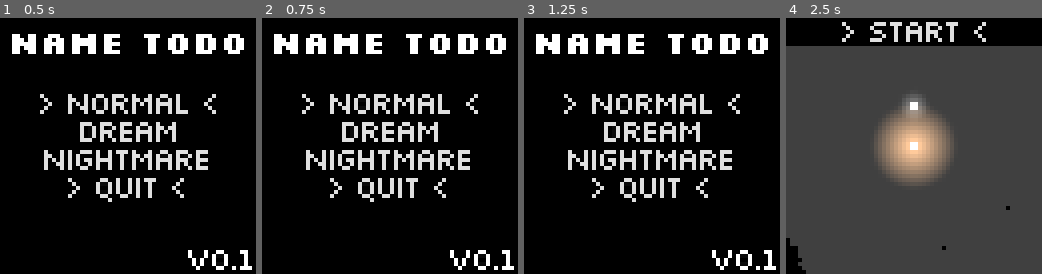
Above: before the commit, frames 1-4 (left to right).
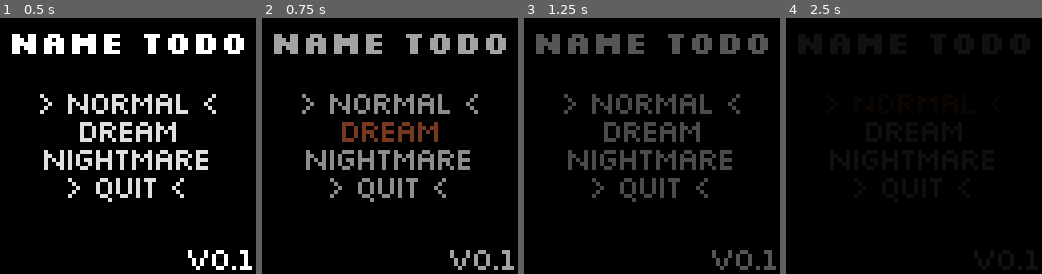
Above: after the commit, the same moments.

Repository: IceTyp/Voidvasion
Game: Godot game, scene res://src/user_interface/main_menu.tscn
Same seed, same stepped clock (60 frames per second), same inputs: the game is played once before the commit and once after it.
Inputs:
- Up to frame 1 (0.5 s): no input
- Up to frame 2 (0.75 s): click "Dream" at 0.5 s
- Up to frame 3 (1.25 s): no input
- Up to frame 4 (2.5 s): click "Nightmare" at 1.25 s; click "> Normal <" at 2 s

Frame 1 is identical in both runs. In frame 2, 11% of the frame differs, in the area x 4-99%, y 6-99%; in frame 3, 11%; in frame 4, 90%, in the area x 0-100%, y 1-100%.

Commit message:
use tweens for transitions when changing between menus

Diff:
--- a/godot/src/autoload/global.gd
+++ b/godot/src/autoload/global.gd
@@ -45,7 +45,7 @@
 	game_ended.emit()
 
 
-func _on_button_new_game_pressed() -> void:
+func _on_new_game_requested() -> void:
 	show_main_menu()
 
 
--- a/godot/src/maps/map.gd
+++ b/godot/src/maps/map.gd
@@ -6,6 +6,8 @@
 
 func _ready() -> void:
 	Global.game_started.connect(start_darkening)
+	modulate = Color(0, 0, 0, 1)
+	create_tween().tween_property(self, "modulate", Color(1, 1, 1, 1), 0.5)
 
 
 func start_darkening() -> void:
--- a/godot/src/user_interface/button_start.gd
+++ b/godot/src/user_interface/button_start.gd
@@ -3,7 +3,10 @@
 
 func _ready() -> void:
 	pressed.connect(Global._on_button_start_pressed)
+	scale = Vector2(1, 0)
 	show()
+	await get_tree().create_timer(0.5)
+	create_tween().tween_property(self, "scale", Vector2(1, 1), 0.2)
 
 
 func _on_pressed() -> void:
--- a/godot/src/user_interface/game_end_screen.gd
+++ b/godot/src/user_interface/game_end_screen.gd
@@ -8,7 +8,8 @@
 func _ready() -> void:
 	hide()
 	Global.game_ended.connect(_on_game_ended)
-	button_new_game.pressed.connect(Global._on_button_new_game_pressed)
+	new_game_requested.connect(Global._on_new_game_requested)
+	button_new_game.pressed.connect(_on_button_new_game_pressed)
 
 
 func _on_game_ended() -> void:
@@ -23,3 +24,8 @@
 
 func _on_button_quit_pressed() -> void:
 	get_tree().quit()
+
+
+func _on_button_new_game_pressed() -> void:
+	await create_tween().tween_property(self, "modulate", Color(0, 0, 0, 1), 0.5).finished
+	new_game_requested.emit()
--- a/godot/src/user_interface/game_menu.tscn
+++ b/godot/src/user_interface/game_menu.tscn
@@ -37,6 +37,7 @@
 texture = SubResource("GradientTexture2D_djdlo")
 
 [node name="Time" parent="VBoxContainer/TextureRect" instance=ExtResource("1_x67jg")]
+visible = false
 layout_mode = 1
 anchors_preset = 5
 anchor_left = 0.5
@@ -47,15 +48,15 @@
 text = "31:25"
 
 [node name="ButtonStart" type="Button" parent="VBoxContainer/TextureRect"]
-visible = false
 layout_mode = 1
-anchors_preset = 5
-anchor_left = 0.5
-anchor_right = 0.5
-offset_left = -32.0
-offset_right = 32.0
-offset_bottom = 5.0
+anchors_preset = 14
+anchor_top = 0.5
+anchor_right = 1.0
+anchor_bottom = 0.5
+offset_top = -3.5
+offset_bottom = 3.5
 grow_horizontal = 2
+grow_vertical = 2
 text = "> Start <"
 script = ExtResource("3_wd2ni")
 
--- a/godot/src/user_interface/main_menu.gd
+++ b/godot/src/user_interface/main_menu.gd
@@ -7,6 +7,7 @@
 
 func _ready() -> void:
 	difficulty_selected.connect(Global.load_map)
+	visibility_changed.connect(_on_visibility_changed)
 	Global.main_menu = self
 
 	for i in range(v_box_container.get_child_count()):
@@ -14,5 +15,11 @@
 
 
 func _on_button_difficulty_pressed(difficulty: int) -> void:
+	await create_tween().tween_property(self, "modulate", Color(0, 0, 0, 1), 0.5).finished
 	hide()
 	difficulty_selected.emit(difficulty)
+
+
+func _on_visibility_changed() -> void:
+	if visible:
+		create_tween().tween_property(self, "modulate", Color(1, 1, 1, 1), 0.5).finished
--- a/godot/src/user_interface/main_menu.tscn
+++ b/godot/src/user_interface/main_menu.tscn
@@ -36,12 +36,15 @@
 
 [node name="VBoxContainer" type="VBoxContainer" parent="."]
 layout_mode = 1
-anchors_preset = 14
+anchors_preset = 8
+anchor_left = 0.5
 anchor_top = 0.5
-anchor_right = 1.0
+anchor_right = 0.5
 anchor_bottom = 0.5
-offset_top = -10.5
-offset_bottom = 10.5
+offset_left = -23.0
+offset_top = -14.0
+offset_right = 23.0
+offset_bottom = 14.0
 grow_horizontal = 2
 grow_vertical = 2
 
